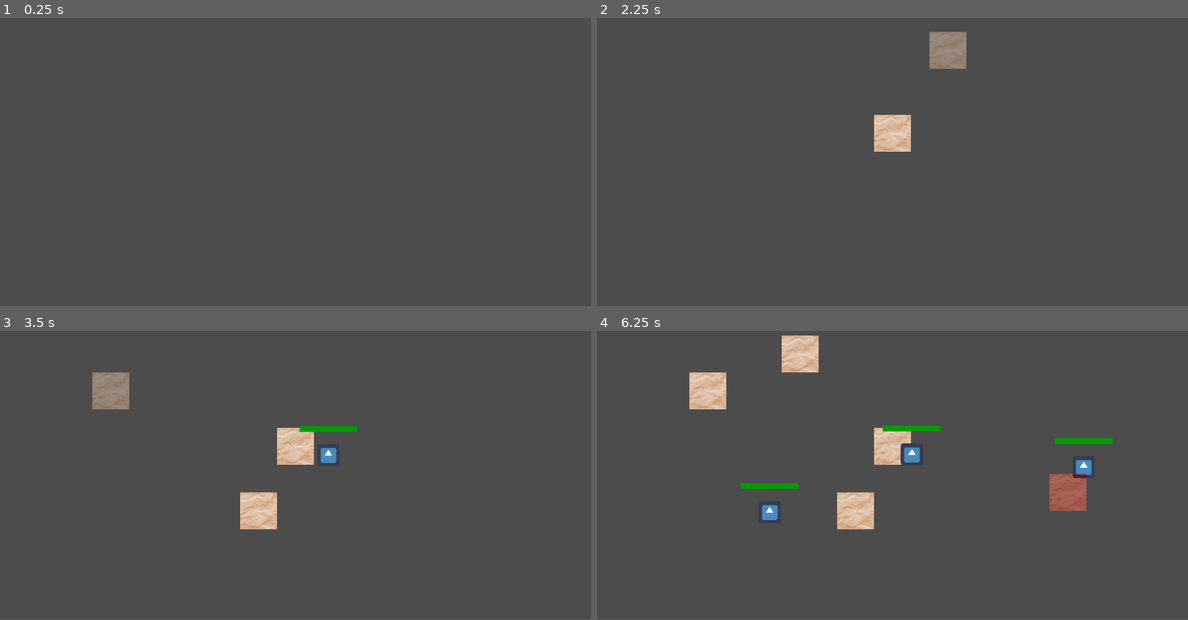
Above: before the commit, frames 1-4 (two rows, left to right).
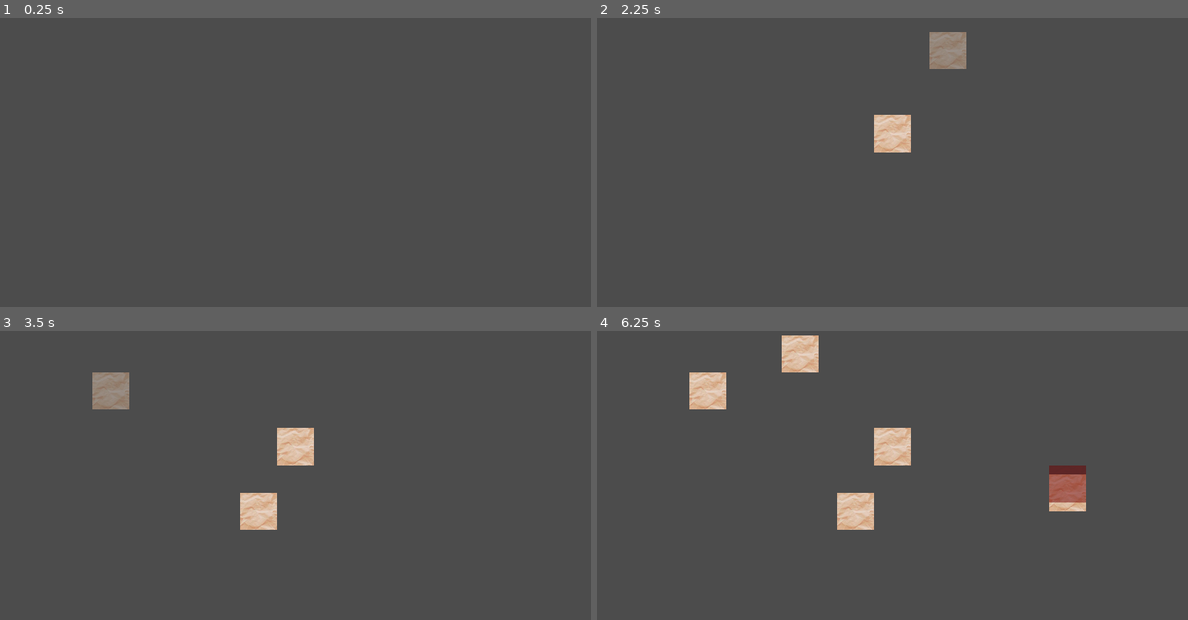
Above: after the commit, the same moments.

Repository: warriormaster12/SlimeNation
Game: Godot game, scene res://PhaseBuild/Root/Root.tscn
The game is run twice, just before and just after one commit, with the same random seed, the same clock (stepped at 60 frames per second) and the same inputs. Before the commit the project starts from res://Game/Game.tscn. The engine's default icon, where the game draws it, is replaced by a stand-in: a white triangle on a blue panel in a dark square.
Inputs (mouse positions are in pixels of both pictures, inside the frame that each line leads up to):
- Up to frame 1 (0.25 s): no input
- Up to frame 2 (2.25 s): tap Enter at 0.5 s; move the mouse to (1022, 116) at 0.52 s; press the mouse at (1022, 116) at 0.53 s; release the mouse at (1022, 116) at 1.25 s; tap Middle mouse button (game_camera_zoom_reset) at 1.25, 2 s; drag from (774, 150) to (862, 202) at 1.27 s; move the mouse to (951, 58) at 2.02 s; tap Down (game_build_select_next_trap) at 2.1 s; click (951, 58) at 2.17 s
- Up to frame 3 (3.5 s): tap Middle mouse button (game_camera_zoom_reset) at 2.75 s; drag from (265, 515) to (118, 394) at 2.77 s
- Up to frame 4 (6.25 s): move the mouse to (1069, 498) at 3.52 s; hold 1 (game_build_select_trap_1) 3.53-4.25 s; click (1069, 498) at 3.67 s; drag from (715, 394) to (857, 510) at 4.27 s; move the mouse to (922, 446) at 5.02 s; hold 3 (game_build_select_trap_3) 5.03-5.75 s; click (922, 446) at 5.17 s; drag from (803, 359) to (1069, 492) at 5.77 s
In our replay, the window is 800x468 before the commit and 800x469 after it. These sizes can differ from the game's own. Grey fills any space a smaller window leaves; there, only what the larger window draws over its background counts as a difference.

The runs differ from the first frame. In frame 1, only the window size differs. In frame 2, less than 0.1% of the frame differs, in the area x 46-63%, y 17-47%; in frame 3, 0.4%; in frame 4, 1.5%, in the area x 21-88%, y 1-69%.

Commit message:
first texture for testing + window stretch mode

Diff:
--- a/SlimeNation/Ai/TestScene.tscn
+++ b/SlimeNation/Ai/TestScene.tscn
@@ -1,13 +1,46 @@
-[gd_scene load_steps=5 format=2]
+[gd_scene load_steps=9 format=2]
 
 [ext_resource path="res://Ai/Objects/DefaultSlime.tscn" type="PackedScene" id=1]
 [ext_resource path="res://Ai/Objects/SpawnPoint.tscn" type="PackedScene" id=2]
 [ext_resource path="res://Ai/Objects/PathHandler.tscn" type="PackedScene" id=3]
+[ext_resource path="res://Ai/Textures/TestTexture.png" type="Texture" id=4]
 
-[sub_resource type="Curve2D" id=1]
+[sub_resource type="Curve2D" id=4]
 _data = {
 "points": PoolVector2Array( 0, 0, 0, 0, 13.6249, 17.3115, 0, 0, 0, 0, 17.5934, 83.9823, 0, 0, 0, 0, 108.435, 134.867, 0, 0, 0, 0, 118.899, 209.223, 0, 0, 0, 0, 13.5399, 288.772, 0, 0, 0, 0, 31.2175, 354.18, 0, 0, 0, 0, 179.71, 383.525, 0, 0, 0, 0, 325.02, 338.27 )
 }
+
+[sub_resource type="Shader" id=2]
+code = "shader_type canvas_item;
+uniform sampler2D emissionTexture;
+uniform vec4 glowColor : hint_color = vec4(1.0f);
+
+void fragment()
+{
+	vec4 current_color = texture(TEXTURE, UV);
+	vec4 emission_color = texture(emissionTexture, UV);
+
+	if(emission_color.r > 0f || emission_color.g > 0f || emission_color.b > 0f)
+	{
+		COLOR = emission_color + glowColor
+	}
+	else
+	{
+		COLOR = current_color;
+	}
+
+}"
+
+[sub_resource type="ShaderMaterial" id=3]
+shader = SubResource( 2 )
+shader_param/glowColor = Color( 1, 0.654902, 0, 1 )
+shader_param/emissionTexture = ExtResource( 4 )
+
+[sub_resource type="Environment" id=5]
+background_mode = 4
+glow_enabled = true
+glow_strength = 0.47
+glow_blend_mode = 0
 
 [node name="TestScene" type="Node2D"]
 
@@ -15,8 +48,20 @@
 position = Vector2( -13.2433, -15.3622 )
 
 [node name="Path2" parent="." instance=ExtResource( 3 )]
-position = Vector2( -13.2433, -15.3622 )
-curve = SubResource( 1 )
+position = Vector2( -13.0694, -15.3622 )
+scale = Vector2( 0.987158, 1 )
+curve = SubResource( 4 )
+
+[node name="Line2D" type="Line2D" parent="Path2"]
+material = SubResource( 3 )
+position = Vector2( 0, 0.749146 )
+points = PoolVector2Array( 13.9934, 21.7333, 17.7879, 83.913, 107.833, 134.274, 118.829, 209.076, 13.8911, 288.125, 32.2024, 353.647, 179.931, 383.347, 324.955, 338.297 )
+width = 130.0
+default_color = Color( 1, 1, 1, 1 )
+texture = ExtResource( 4 )
+texture_mode = 1
+begin_cap_mode = 2
+end_cap_mode = 2
 
 [node name="SpawnPoint" parent="." instance=ExtResource( 2 )]
 position = Vector2( 0.529714, -0.794613 )
@@ -35,3 +80,6 @@
 "max": 3.0,
 "min": 0.8
 }
+
+[node name="WorldEnvironment" type="WorldEnvironment" parent="."]
+environment = SubResource( 5 )
--- a/SlimeNation/PhaseBuild/Root/Root.tscn
+++ b/SlimeNation/PhaseBuild/Root/Root.tscn
@@ -22,7 +22,6 @@
 script = ExtResource( 2 )
 
 [node name="TrapContainer" type="Node2D" parent="."]
-
 [connection signal="state_changed" from="UIRoot/BuildMenu" to="Builder" method="_on_BuildMenu_state_changed"]
 [connection signal="trap_selected" from="UIRoot/BuildMenu" to="Builder" method="_on_BuildMenu_trap_selected"]
 [connection signal="place_trap" from="InputHandler" to="Builder" method="_on_InputHandler_place_trap"]
--- a/SlimeNation/project.godot
+++ b/SlimeNation/project.godot
@@ -21,7 +21,7 @@
 [application]
 
 config/name="SlimeNation"
-run/main_scene="res://Game/Game.tscn"
+run/main_scene="res://PhaseBuild/Root/Root.tscn"
 config/icon="res://icon.png"
 
 [autoload]
@@ -29,6 +29,11 @@
 EntityDb="*res://Scripts/Entity/EntityDB.gd"
 BuildPhaseState="*res://PhaseBuild/BuildPhaseState.gd"
 GameCamera="*res://Scripts/Camera.gd"
+
+[display]
+
+window/stretch/mode="2d"
+window/stretch/aspect="expand"
 
 [input]
 
Binary file added: SlimeNation/Ai/Textures/TestTexture.png
Not shown, added: SlimeNation/Ai/Textures/TestTexture.png.import
